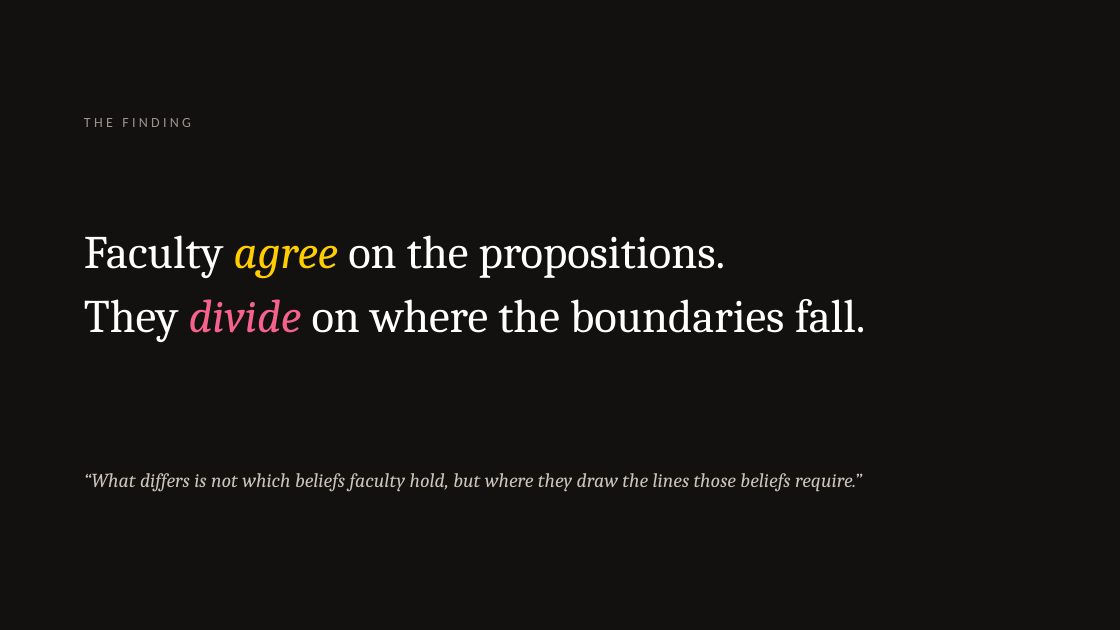
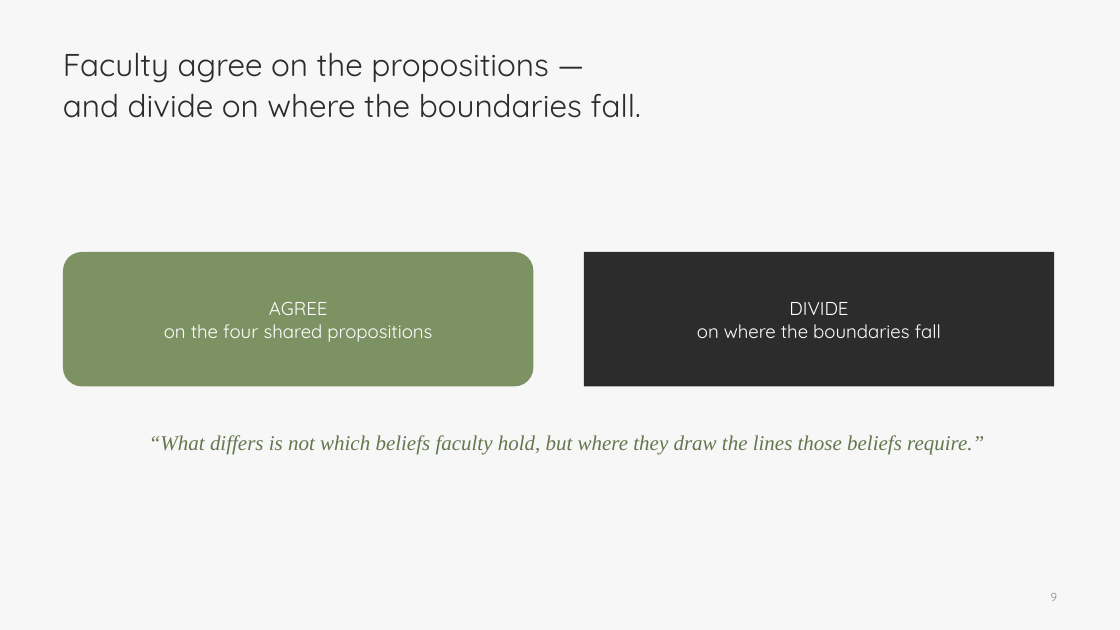
Before and after one commit to 7ahra/resnet_exploration, a slide deck: slide 9 of bcce_2026_faculty_beliefs/BCCE2026_faculty_beliefs.pptx. Drawn at 1120x630 pixels with LibreOffice and Linux fonts; fonts in the diff are those of the drawing; background and template pictures are left out. Boxes give left, top, right and bottom in pixels: in the first picture for what was removed or moved away, otherwise in the second. Text is boxed around its words. In the diff, an @@ line names an element or a change of style, - is before the commit and + after.

```diff
--- a/bcce_2026_faculty_beliefs/BCCE2026_faculty_beliefs.pptx
+++ b/bcce_2026_faculty_beliefs/BCCE2026_faculty_beliefs.pptx
@@ rectangle at (0, 0, 1120, 630): fill #121110 to #F7F7F7 @@
@@ text at (63, 52, 640, 118): text changed; size 40 to 27 pt; font Cambria to Quicksand; text colour #FFFFFF to #2C2C2C @@
-Faculty agree on the propositions.
-They divide on where the boundaries fall.
+Faculty agree on the propositions —
+and divide on where the boundaries fall.
@@ text removed at (84, 118, 191, 127) @@
-THE FINDING
@@ rounded rectangle added at (63, 252, 534, 386), fill #7D9263 @@
@@ rectangle added at (584, 252, 1054, 386), fill #2C2C2C @@
@@ text added at (164, 302, 432, 342), 16 pt, text #FFFFFF @@
+AGREE
+on the four shared propositions
@@ text added at (697, 302, 941, 338), 16 pt, text #FFFFFF @@
+DIVIDE
+on where the boundaries fall
@@ text "“What differs is not which ...": place and size @@
-text "“What differs is not which ..." at (84, 473, 862, 492)
+text "“What differs is not which ..." at (149, 435, 984, 454)
@@ text "“What differs is not which ..." at (149, 435, 984, 454): size 17 to 18 pt, font Cambria to Times New Roman, text colour #C9C3B9 to #64774E; alignment left to centre; line spacing 1.25 to 1.2 @@
@@ text added at (1051, 593, 1057, 601), 10 pt, text #8C8983 @@
+9
```
Also in this commit, not shown: 15 other slides changed, 6 other files.
